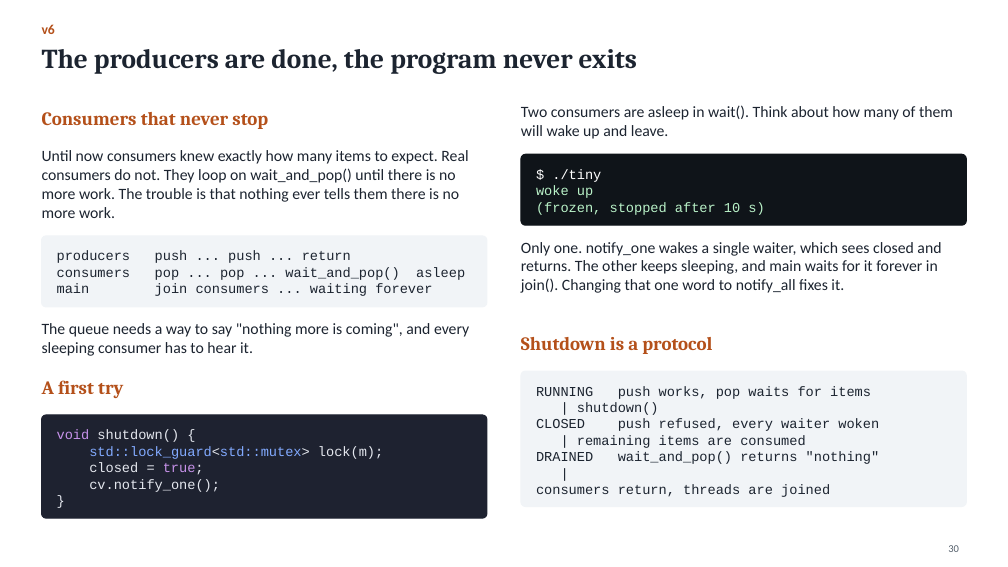
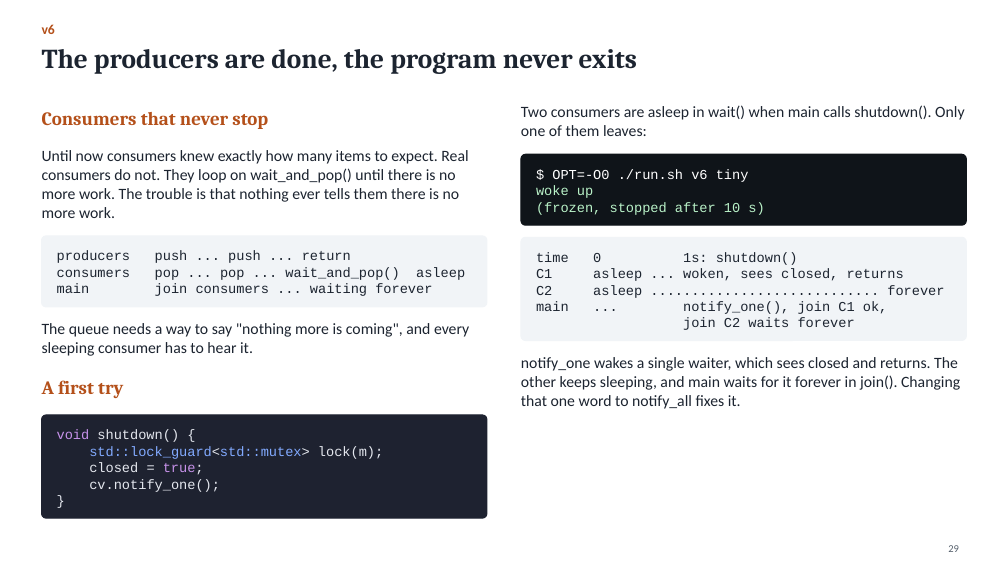
Before and after one commit to Kumarutkarsh9470/Project, a slide deck: slide 29 of Queue_Course.pptx (slide 30 before the commit). Drawn at 1008x567 pixels with LibreOffice and Linux fonts; fonts in the diff are those of the drawing. Boxes give left, top, right and bottom in pixels: in the first picture for what was removed or moved away, otherwise in the second. Text is boxed around its words. In the diff, an @@ line names an element or a change of style, - is before the commit and + after.

```diff
--- a/Queue_Course.pptx
+++ b/Queue_Course.pptx
@@ text at <box>521,105,964,136</box>: text changed @@
-Two consumers are asleep in wait(). Think about how many of them will wake up and leave.
+Two consumers are asleep in wait() when main calls shutdown(). Only one of them leaves:
@@ text at <box>552,169,749,182</box>: text changed @@
-$ ./tiny
+$ OPT=-O0 ./run.sh v6 tiny
@@ rounded rectangle: place and size @@
-rounded rectangle at <box>521,371,966,507</box>
+rounded rectangle at <box>521,237,966,341</box>
@@ rounded rectangle at <box>521,237,966,341</box>: proportions changed @@
@@ text at <box>536,252,944,330</box>: text changed; size 18 to 13 pt; font Cambria to Courier New; text colour #B4501A to #1C2430; bold off @@
-Shutdown is a protocol
+time 0 1s: shutdown()
+C1 asleep ... woken, sees closed, returns
+C2 asleep ............................ forever
+main ... notify_one(), join C1 ok,
+join C2 waits forever
@@ text at <box>521,357,960,409</box>: text changed @@
-Only one. notify_one wakes a single waiter, which sees closed and returns. The other keeps sleeping, and main waits for it forever in join(). Changing that one word to notify_all fixes it.
+notify_one wakes a single waiter, which sees closed and returns. The other keeps sleeping, and main waits for it forever in join(). Changing that one word to notify_all fixes it.
@@ text removed at <box>536,386,880,497</box> @@
-RUNNING push works, pop waits for items
-| shutdown()
-CLOSED push refused, every waiter woken
-| remaining items are consumed
-DRAINED wait_and_pop() returns "nothing"
-|
-consumers return, threads are joined
@@ page number at <box>948,545,959,552</box>: text changed @@
-30
+29
```
Also in this commit, not shown: 54 other slides changed, 1 slide added, 6 slides removed, 8 other files.
